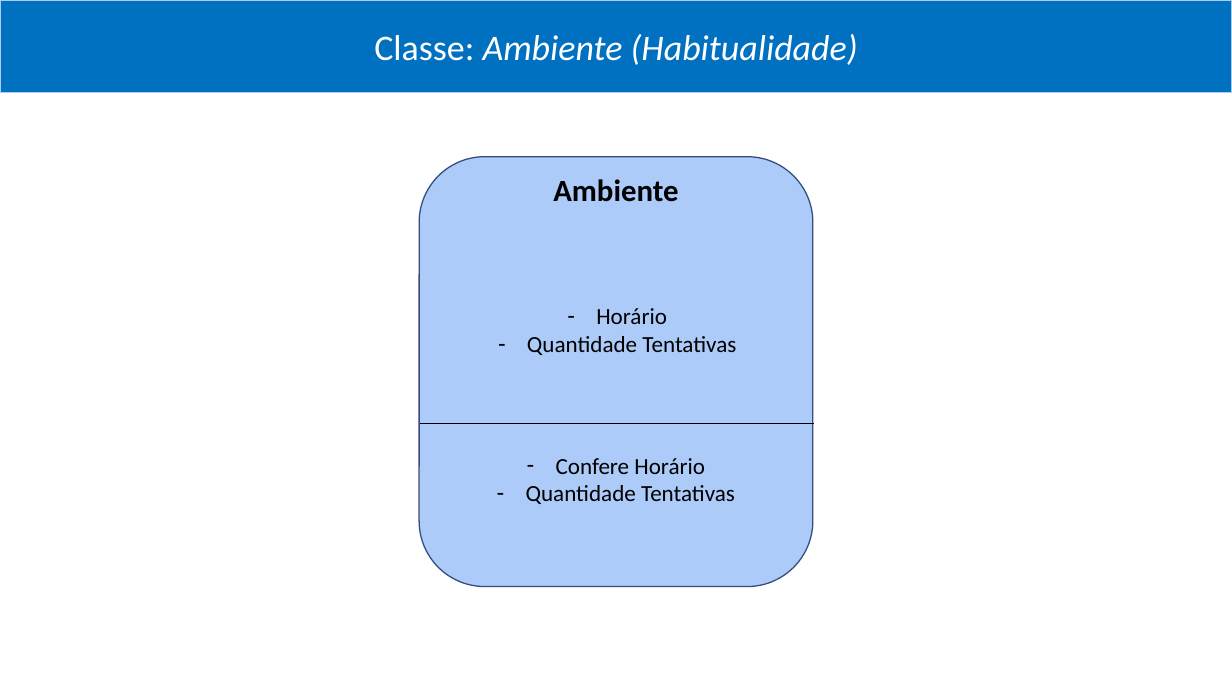
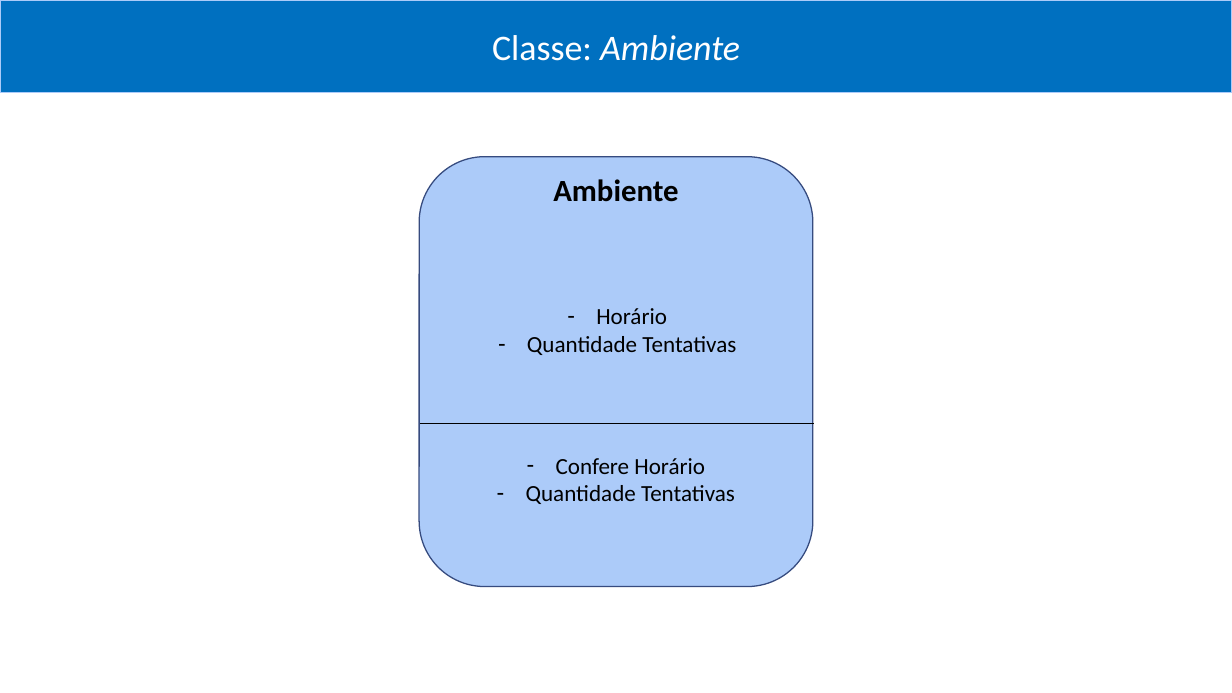
Before and after one commit to brjoaogabriel/processamento_login, a slide deck: slide 3 of projeto/classes, métodos, estrutura lógica e exemplificação.pptx. Drawn at 1232x693 pixels with LibreOffice and Linux fonts; fonts in the diff are those of the drawing. Boxes give left, top, right and bottom in pixels: in the first picture for what was removed or moved away, otherwise in the second. Text is boxed around its words. In the diff, an @@ line names an element or a change of style, - is before the commit and + after.

Commit message:
04/16/2020 15:11 - classe dispositivo pronta ...

```diff
--- a/projeto/classes, métodos, estrutura lógica e exemplificação.pptx
+++ b/projeto/classes, métodos, estrutura lógica e exemplificação.pptx
@@ text in rectangle at <box>492,35,740,61</box>: text changed @@
-Classe: Ambiente (Habitualidade)
+Classe: Ambiente
```
Also in this commit, not shown: 2 other slides changed, 1 slide added, 3 other files.
